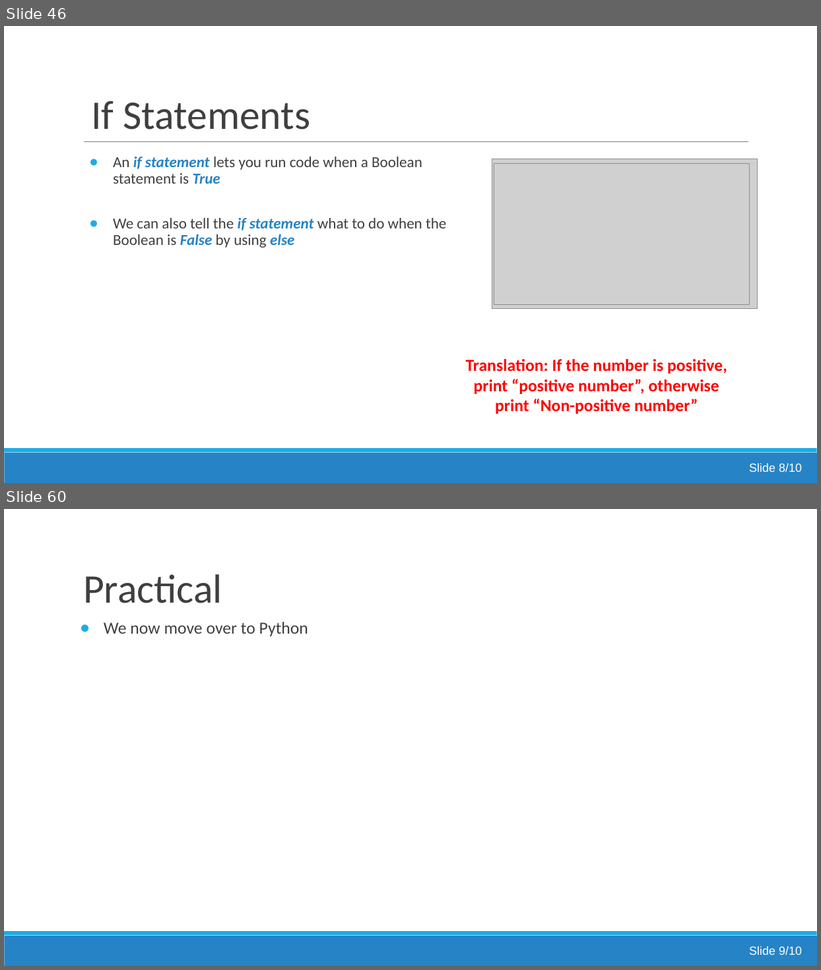
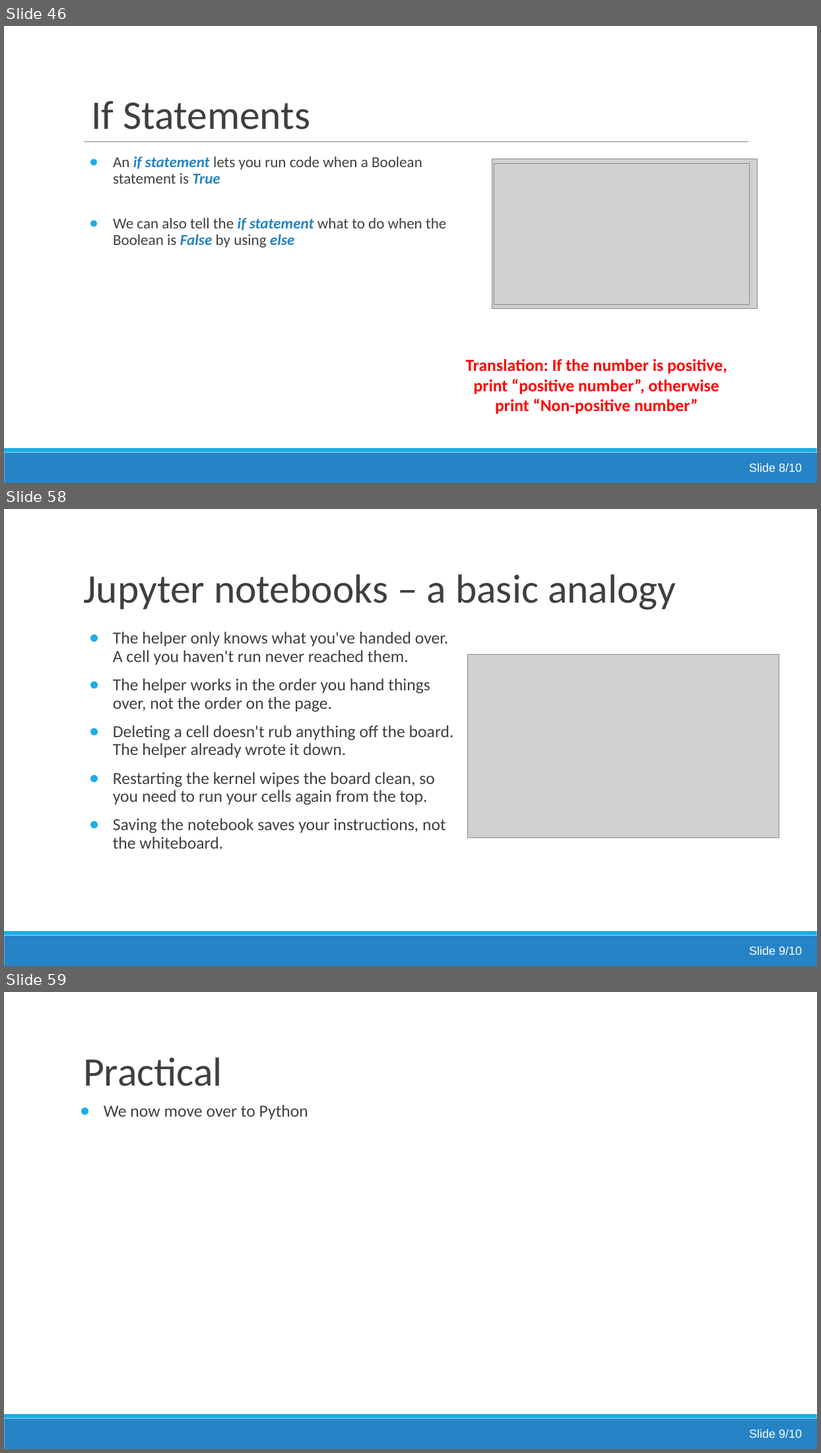
Before and after one commit to jsmartinstats/SCIF10002-2026, a slide deck: 02/Lecture2_Booleans_and_Conditionals.pptx. Shown one above the other, each under a label of ours: slides 46 and 60 before the commit, slides 46, 58 and 59 after it; the slides between them are not shown. The pictures are 821x970 and 821x1453 pixels, drawn with LibreOffice and Linux fonts; fonts in the diff are those of the drawing; grey boxes stand for pictures. Boxes give left, top, right and bottom in pixels: in the first picture for what was removed or moved away, otherwise in the second. Text is boxed around its words. In the diff, an @@ line names an element or a change of style, - is before the commit and + after.

```diff
--- a/02/Lecture2_Booleans_and_Conditionals.pptx
+++ b/02/Lecture2_Booleans_and_Conditionals.pptx
@@ slide 58 added at [4,509,817,966], background #FFFFFF; not listed: 2 template elements that a slide beside it also shows @@
@@ title added at [83,574,677,610], 48 pt, text #3F3F3F @@
+Jupyter notebooks – a basic analogy
@@ rectangle added at [65,601,798,643], fill #FFFFFF, outline #FFFFFF 2 pt @@
@@ text added at [113,632,454,849], 20 pt, text #3F3F3F @@
+● The helper only knows what you've handed over. A cell you haven't run never reached them.
+● The helper works in the order you hand things over, not the order on the page.
+● Deleting a cell doesn't rub anything off the board. The helper already wrote it down.
+● Restarting the kernel wipes the board clean, so you need to run your cells again from the top.
+● Saving the notebook saves your instructions, not the whiteboard.
@@ picture added at [467,655,780,838] @@
@@ text added at [749,947,802,955], 14 pt, text #FFFFFF @@
+Slide 9/10
@@ what was slide 60 is now slide 59 @@
```
Also in this commit, not shown: 12 slides changed, 2 other slides added, 3 slides removed, 9 other files.
